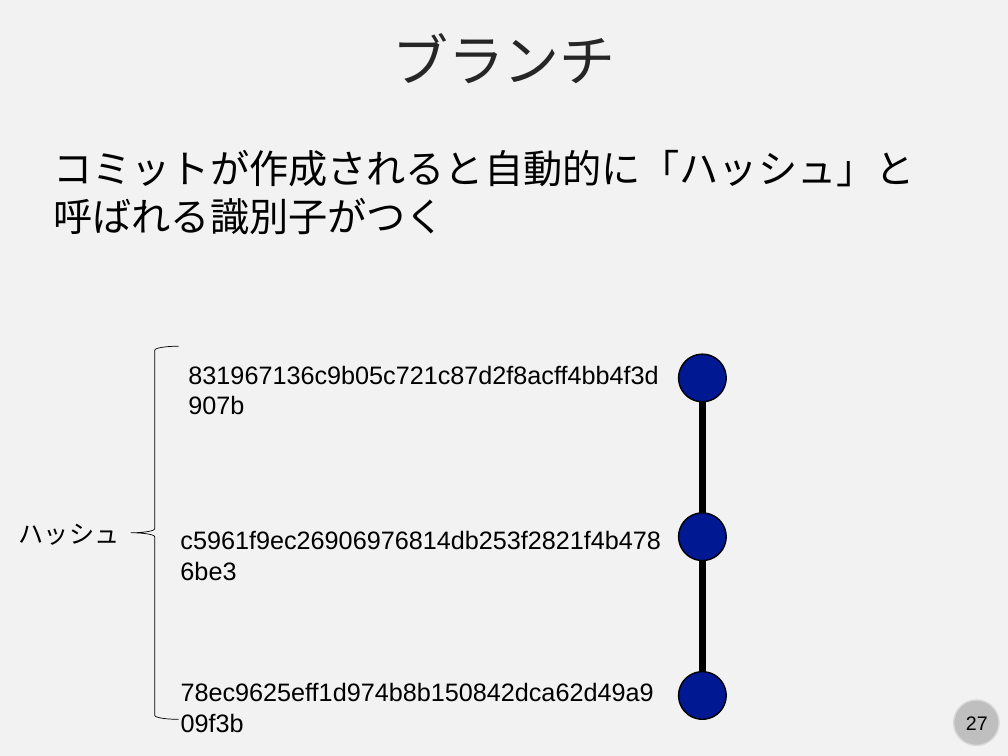
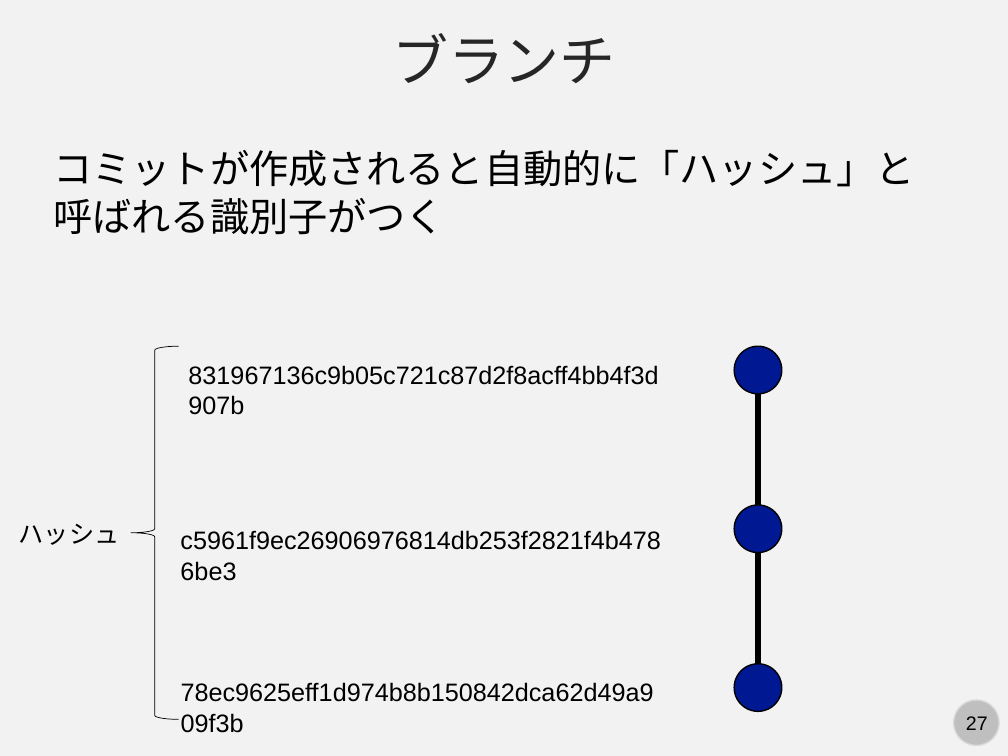
Before and after one commit to kaityo256/lab_startup, a slide deck: slide 27 of git/fig/start_git.pptx. Drawn at 1008x756 pixels with LibreOffice and Linux fonts; fonts in the diff are those of the drawing. Boxes give left, top, right and bottom in pixels: in the first picture for what was removed or moved away, otherwise in the second. Text is boxed around its words. In the diff, an @@ line names an element or a change of style, - is before the commit and + after.

```diff
--- a/git/fig/start_git.pptx
+++ b/git/fig/start_git.pptx
@@ ellipse moved from (x1=678, y1=354, x2=726, y2=401) to (x1=734, y1=347, x2=781, y2=394) @@
@@ 2 ellipses, 2 lines moved together from (x1=678, y1=402, x2=726, y2=719) to (x1=734, y1=394, x2=781, y2=711) @@
```
Also in this commit, not shown: 13 other slides changed, 1 other file.
